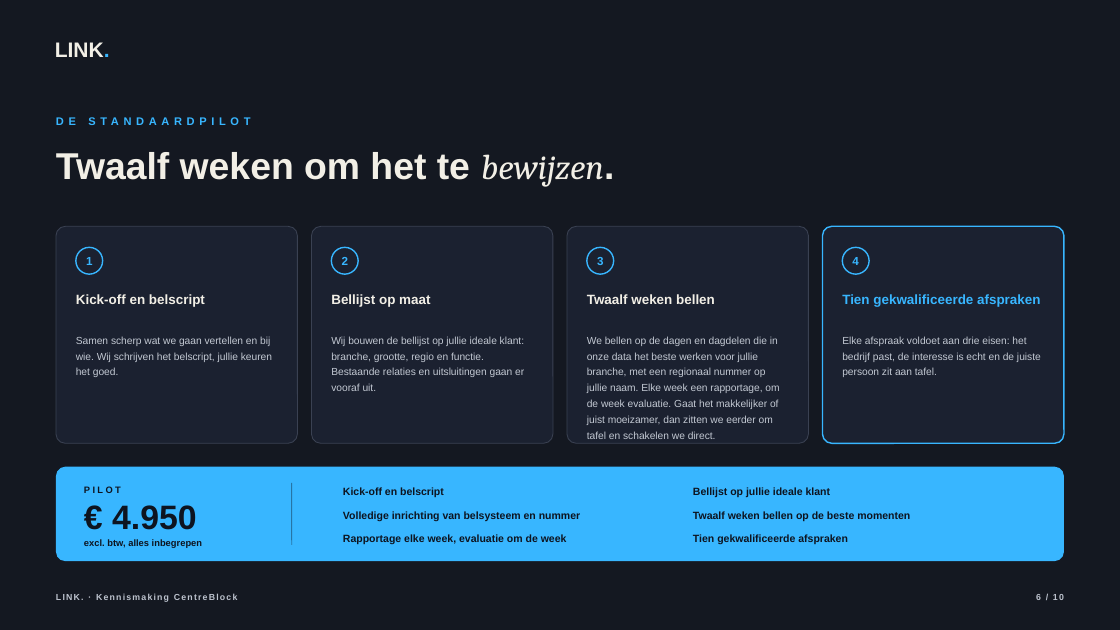
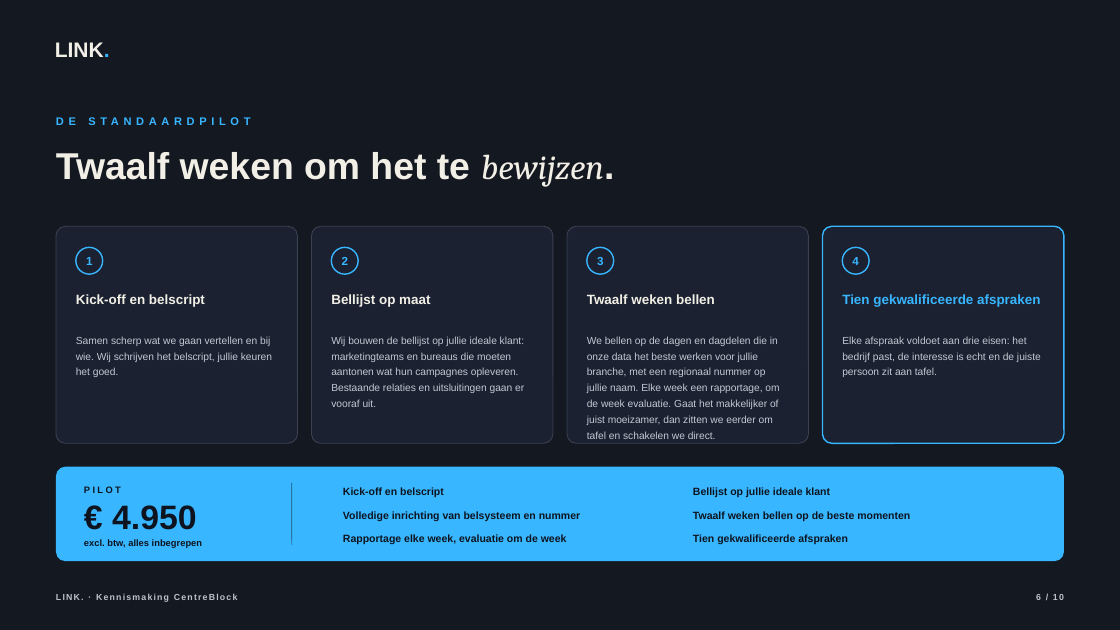
Before and after one commit to hens-lang/Test, a slide deck: slide 6 of output/LINK. kennismaking CentreBlock.pptx. Drawn at 1120x630 pixels with LibreOffice and Linux fonts; fonts in the diff are those of the drawing; background and template pictures are left out. Boxes give left, top, right and bottom in pixels: in the first picture for what was removed or moved away, otherwise in the second. Text is boxed around its words. In the diff, an @@ line names an element or a change of style, - is before the commit and + after.

```diff
--- a/output/LINK. kennismaking CentreBlock.pptx
+++ b/output/LINK. kennismaking CentreBlock.pptx
@@ text at box(331, 336, 524, 407): text changed @@
-Wij bouwen de bellijst op jullie ideale klant: branche, grootte, regio en functie. Bestaande relaties en uitsluitingen gaan er vooraf uit.
+Wij bouwen de bellijst op jullie ideale klant: marketingteams en bureaus die moeten aantonen wat hun campagnes opleveren. Bestaande relaties en uitsluitingen gaan er vooraf uit.
```
Also in this commit, not shown: 6 other slides changed, 10 other files.
